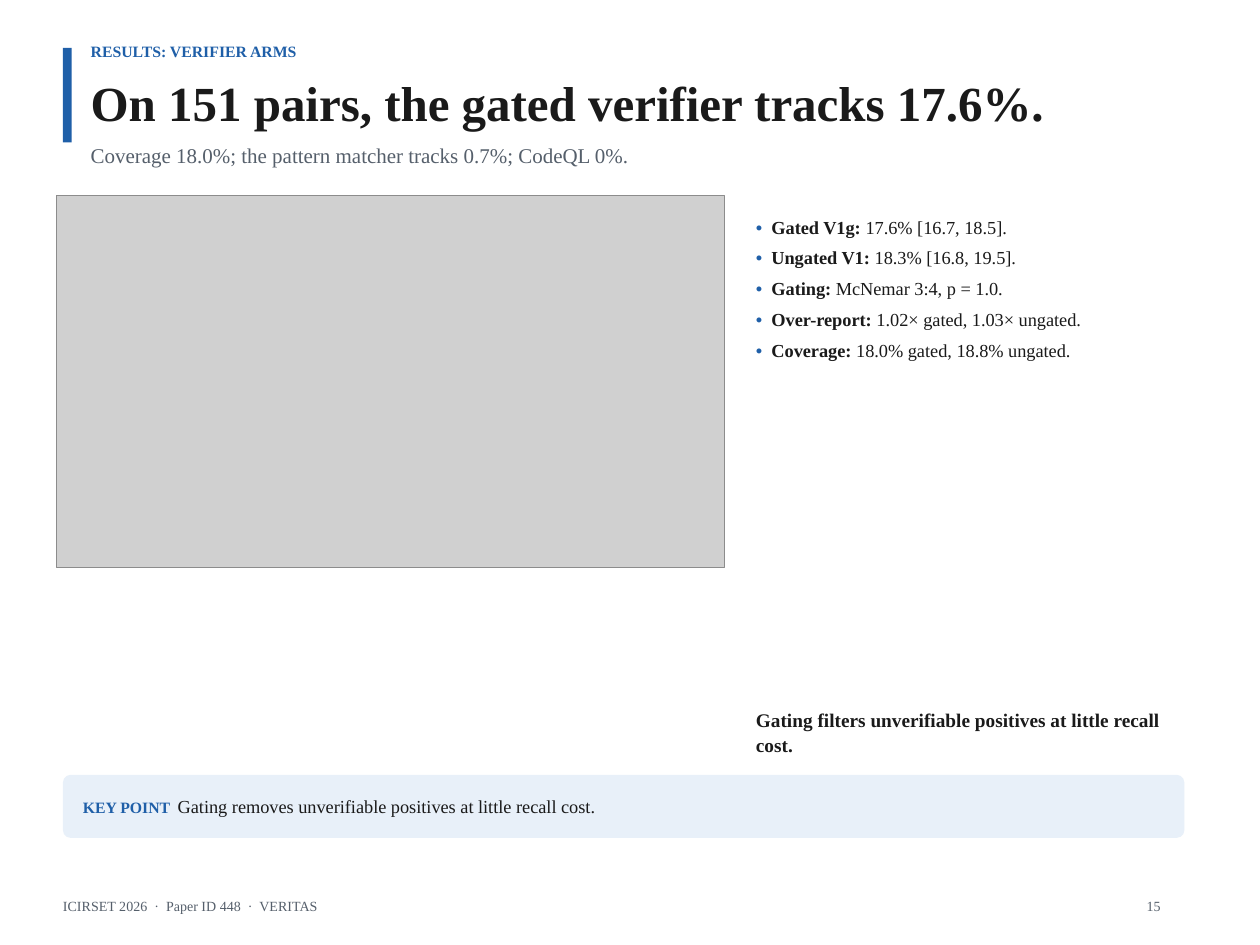
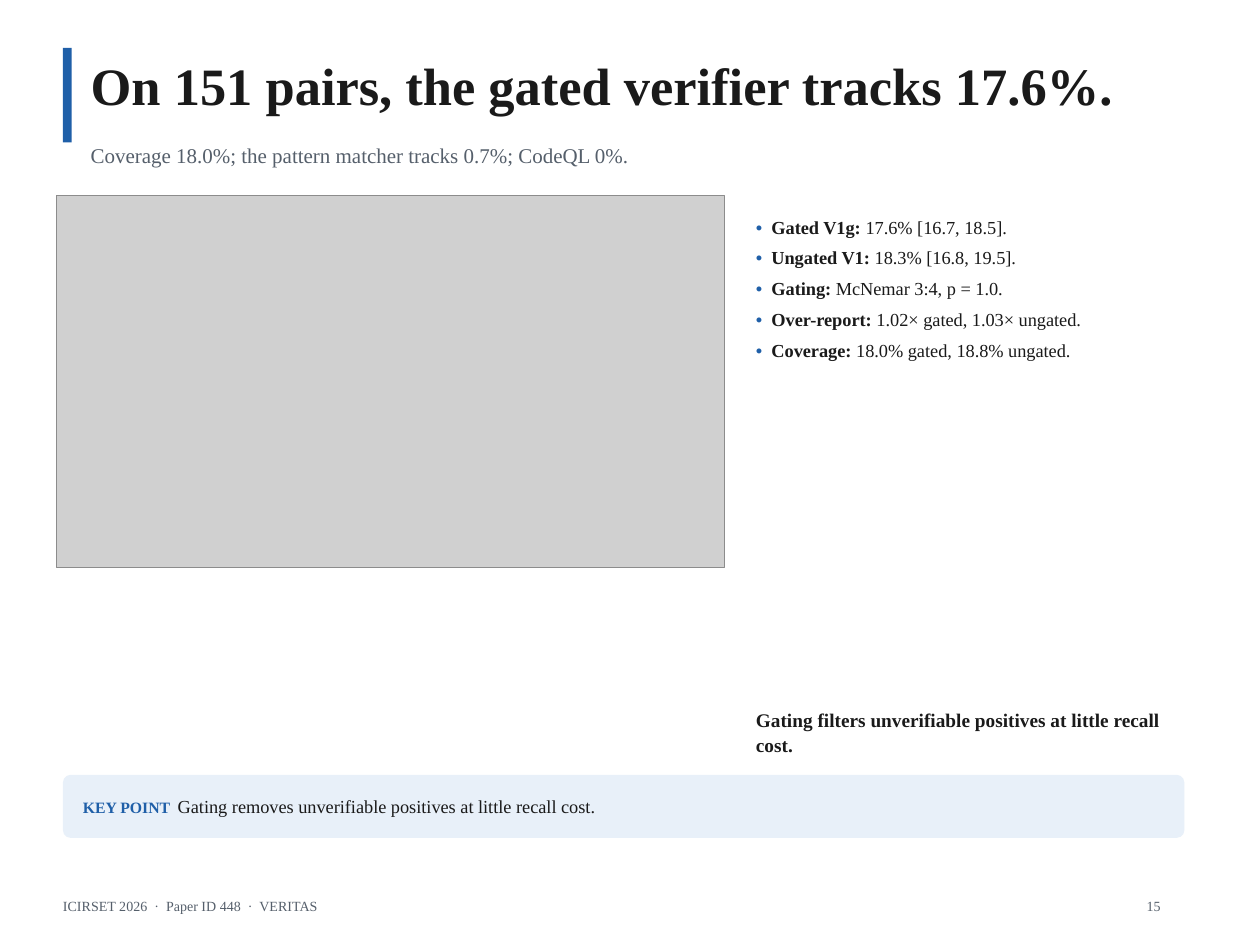
Before and after one commit to AmonWasHere/Proto, a slide deck: slide 15 of paper/ICIRSET-26_VERITAS_Presentation.pptx. Drawn at 1260x945 pixels with LibreOffice and Linux fonts; fonts in the diff are those of the drawing; grey boxes stand for pictures. Boxes give left, top, right and bottom in pixels: in the first picture for what was removed or moved away, otherwise in the second. Text is boxed around its words. In the diff, an @@ line names an element or a change of style, - is before the commit and + after.

```diff
--- a/paper/ICIRSET-26_VERITAS_Presentation.pptx
+++ b/paper/ICIRSET-26_VERITAS_Presentation.pptx
@@ text "On 151 pairs, the gated ...": place and size @@
-text "On 151 pairs, the gated ..." at (91, 86, 1044, 131)
+text "On 151 pairs, the gated ..." at (91, 68, 1112, 116)
@@ text "On 151 pairs, the gated ..." at (91, 68, 1112, 116): size 28 to 30 pt @@
@@ text removed at (91, 46, 296, 58) @@
-RESULTS: VERIFIER ARMS
```
Also in this commit, not shown: 16 other slides changed, 1 other file.
